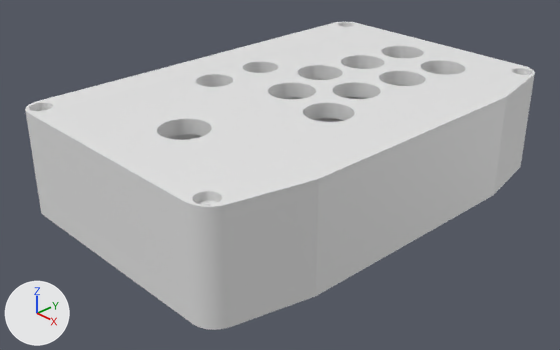
The Blender file [2026] Arcade Keypad/Arcade Keypad.blend, before and after one commit.
The view is the same before and after, from a 50 mm lens placed at (0.335, -0.335, 0.206), pointed at (-0.002, -0.017, -0.021). Every picture has the same lights, and +X, +Y and +Z are marked at lower left. The picture after the commit comes second.
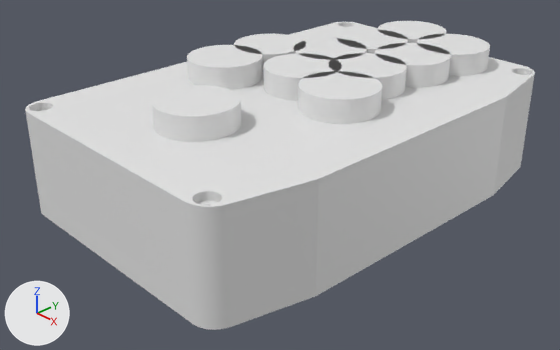
Patch to the scene script:
```diff
--- a/[2026] Arcade Keypad/Arcade Keypad.blend.py
+++ b/[2026] Arcade Keypad/Arcade Keypad.blend.py
@@ me_cylinder @@
+me_cylinder.from_pydata(...)  # 200 vertices, 102 faces; spans x -1.0..1.0, y -1.0..1.0, z -1.0..1.0
@@ ob_cylinder @@
+ob_cylinder = bpy.data.objects.new('Cylinder', me_cylinder)
+ob_cylinder.location = (-0.0114, 0.0814, 0.0)
+ob_cylinder.scale = (0.025, 0.025, 0.05)
@@ ob_cylinder_001 @@
+ob_cylinder_001 = bpy.data.objects.new('Cylinder.001', me_cylinder.copy())
+ob_cylinder_001.location = (-0.0069, 0.1206, 0.0)
+ob_cylinder_001.scale = (0.025, 0.025, 0.05)
@@ ob_cylinder_002 @@
+ob_cylinder_002 = bpy.data.objects.new('Cylinder.002', me_cylinder.copy())
+ob_cylinder_002.location = (-0.016, 0.0427, 0.0)
+ob_cylinder_002.scale = (0.025, 0.025, 0.05)
@@ ob_cylinder_003 @@
+ob_cylinder_003 = bpy.data.objects.new('Cylinder.003', me_cylinder.copy())
+ob_cylinder_003.location = (-0.0029, 0.0033, 0.0)
+ob_cylinder_003.scale = (0.025, 0.025, 0.05)
@@ ob_cylinder_004 @@
+ob_cylinder_004 = bpy.data.objects.new('Cylinder.004', me_cylinder.copy())
+ob_cylinder_004.location = (0.039, -0.0066, 0.0)
+ob_cylinder_004.scale = (0.025, 0.025, 0.05)
@@ ob_cylinder_005 @@
+ob_cylinder_005 = bpy.data.objects.new('Cylinder.005', me_cylinder.copy())
+ob_cylinder_005.location = (0.0301, 0.0741, 0.0)
+ob_cylinder_005.scale = (0.025, 0.025, 0.05)
@@ ob_cylinder_006 @@
+ob_cylinder_006 = bpy.data.objects.new('Cylinder.006', me_cylinder.copy())
+ob_cylinder_006.location = (0.0252, 0.0339, 0.0)
+ob_cylinder_006.scale = (0.025, 0.025, 0.05)
@@ ob_cylinder_007 @@
+ob_cylinder_007 = bpy.data.objects.new('Cylinder.007', me_cylinder.copy())
+ob_cylinder_007.location = (0.0006, -0.085, 0.0)
+ob_cylinder_007.scale = (0.025, 0.025, 0.05)
@@ ob_cylinder_008 @@
+ob_cylinder_008 = bpy.data.objects.new('Cylinder.008', me_cylinder.copy())
+ob_cylinder_008.location = (0.035, 0.1129, 0.0)
+ob_cylinder_008.scale = (0.025, 0.025, 0.05)
@@ ob_cylinder_010 @@
+ob_cylinder_010 = bpy.data.objects.new('Cylinder.010', me_cylinder.copy())
+ob_cylinder_010.location = (-0.0524, 0.0207, 0.0)
+ob_cylinder_010.scale = (0.025, 0.025, 0.05)
@@ ob_cylinder_011 @@
+ob_cylinder_011 = bpy.data.objects.new('Cylinder.011', me_cylinder.copy())
+ob_cylinder_011.location = (-0.0524, -0.0202, 0.0)
+ob_cylinder_011.scale = (0.025, 0.025, 0.05)
```

Location of each change, [x1, y1, x2, y2] in pixels of the pictures (560 x 350 px):
'Cylinder.007', added
    after: [152, 85, 241, 142]
'Cylinder.004', added
    after: [298, 71, 382, 124]
'Cylinder.011', added
    after: [187, 45, 263, 90]
'Cylinder.005', added
    after: [375, 43, 451, 88]
'Cylinder.003', added
    after: [264, 53, 341, 101]
'Cylinder.008', added
    after: [417, 34, 490, 76]
'Cylinder.006', added
    after: [328, 53, 407, 100]
'Cylinder.010', added
    after: [234, 34, 306, 76]
'Cylinder.002', added
    after: [293, 38, 367, 60]
'Cylinder', added
    after: [337, 29, 408, 54]
'Cylinder.001', added
    after: [378, 21, 446, 43]
